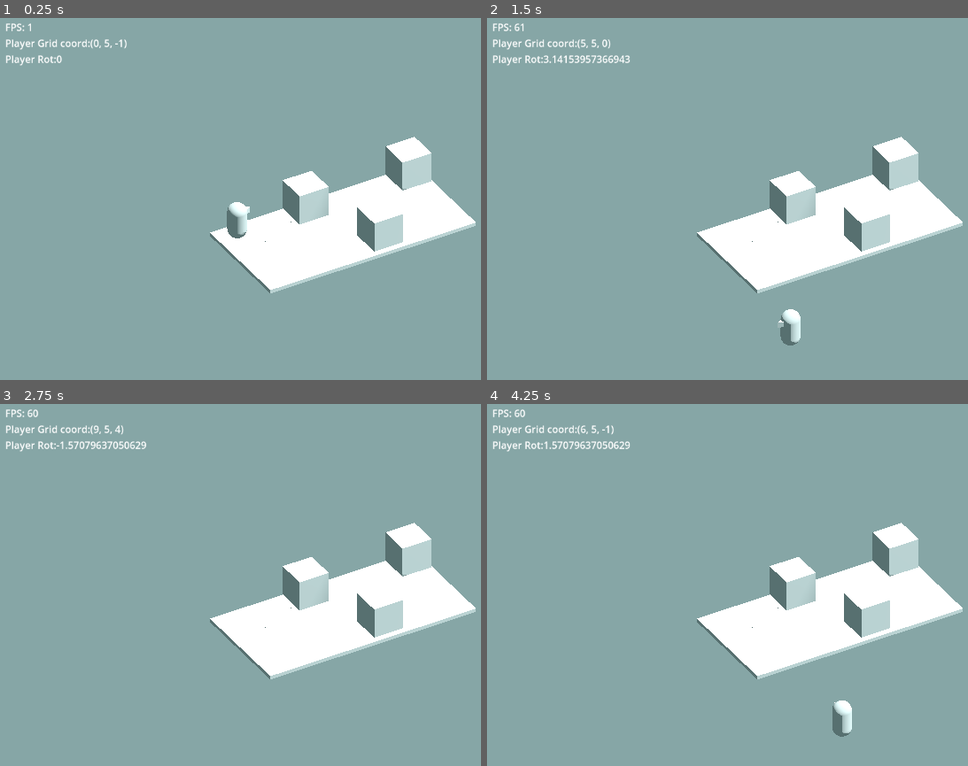
Above: before the commit, frames 1-4 (two rows, left to right).
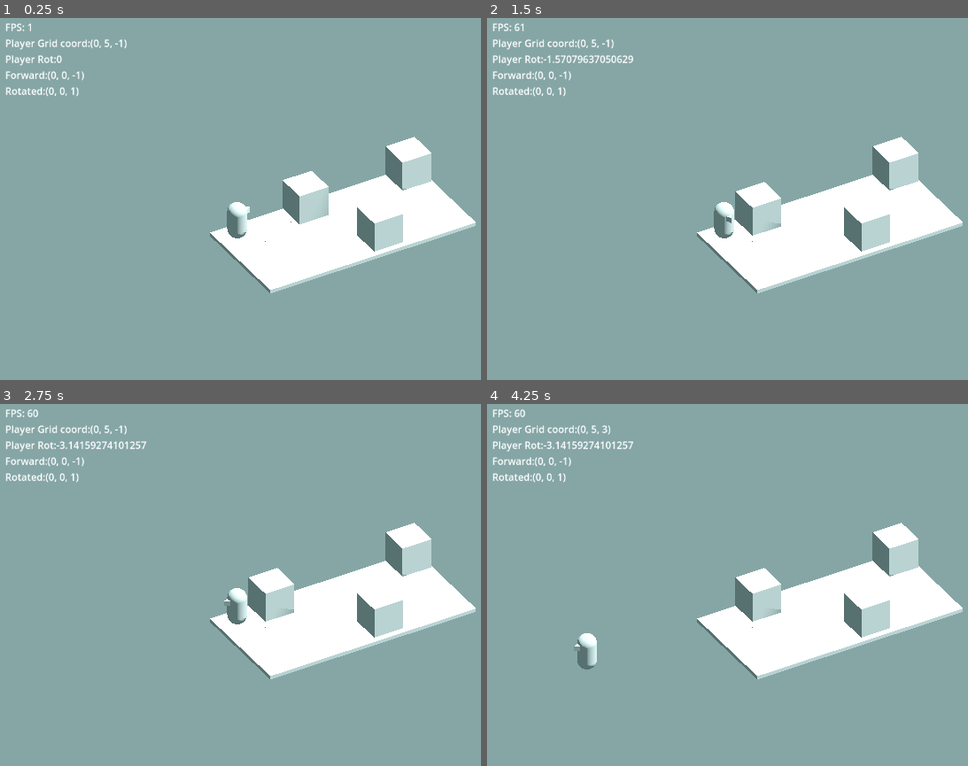
Above: after the commit, the same moments.

Repository: hakro/kosmopod-ld54
Game: Godot game, scene res://test_world.tscn
The game is run twice, just before and just after one commit, with the same random seed, the same clock (stepped at 60 frames per second) and the same inputs.
Inputs:
- Up to frame 1 (0.25 s): no input
- Up to frame 2 (1.5 s): tap Enter at 0.5 s; hold Right (move_right, bound only before the commit) 0.53-1.28 s; tap Space (pull_object) at 0.6, 1.35 s; hold S (move_backward) from 1.28 s (still down)
- Up to frame 3 (2.75 s): release S (move_backward) at 2.03 s; hold Right (move_right, bound only before the commit) from 2.03 s (still down); tap Space (pull_object) at 2.1 s
- Up to frame 4 (4.25 s): tap Space (pull_object) at 2.75, 2.85, 3.6 s; release Right (move_right, bound only before the commit) at 2.78 s; hold W (move_forward) 2.78-3.53 s; hold A (move_left, bound only before the commit) from 3.53 s (still down)

The runs differ from the first frame. In frame 1, 0.3% of the frame differs, in the area x 1-18%, y 14-22%; in frame 2, 3.4%, in the area x 1-69%, y 5-91%; in frame 3, 3.0%; in frame 4, 3.4%.

Commit message:
Rotate Player with left and right, instead of moving her

Diff:
--- a/player.gd
+++ b/player.gd
@@ -1,6 +1,7 @@
 extends Node3D
 
 var moving : bool = false
+var rotating : bool = false
 # Raycast to check if player can move
 @onready var move_raycast : RayCast3D = $MoveRayCast3D
 # Raycast to get the object in front of the player
@@ -9,12 +10,10 @@
 func _physics_process(_delta):
 	if Input.is_action_pressed("move_forward"):
 		move(Vector3.FORWARD)
-	if Input.is_action_pressed("move_backward"):
-		move(Vector3.BACK)
-	if Input.is_action_pressed("move_left"):
-		move(Vector3.LEFT)
-	if Input.is_action_pressed("move_right"):
-		move(Vector3.RIGHT)
+	if Input.is_action_just_pressed("turn_left"):
+		turn(PI/2)
+	if Input.is_action_just_pressed("turn_right"):
+		turn(-PI/2)
 
 	# Attract Objects
 	if Input.is_action_just_pressed("pull_object"):
@@ -27,13 +26,21 @@
 
 
 func move(dir: Vector3):
-	var rot_tween : Tween = create_tween()
-	rot_tween.tween_property(self, "rotation:y", Vector3.FORWARD.signed_angle_to(dir, Vector3.UP), 0.05)
-	await rot_tween.finished
-	move_raycast.force_raycast_update()
-	if not moving and not move_raycast.is_colliding():
+	#var rot_tween : Tween = create_tween()
+	#rot_tween.tween_property(self, "rotation:y", Vector3.FORWARD.signed_angle_to(dir, Vector3.UP), 0.05)
+	#await rot_tween.finished
+	#move_raycast.force_raycast_update()
+	if not moving and not rotating and not move_raycast.is_colliding():
 		moving = true
 		var move_tween : Tween = create_tween()
-		move_tween.tween_property(self, "position", dir, 0.15).as_relative().set_trans(Tween.TRANS_CUBIC)
+		move_tween.tween_property(self, "position", dir.rotated(Vector3.UP, rotation.y), 0.2).as_relative().set_trans(Tween.TRANS_CUBIC)
 		await move_tween.finished
 		moving = false
+
+func turn(angle : float):
+	if not moving and not rotating:
+		rotating = true
+		var rot_tween : Tween = create_tween()
+		rot_tween.tween_property(self, "rotation:y", rotation.y + angle, 0.15).set_trans(Tween.TRANS_CUBIC)
+		await rot_tween.finished
+		rotating = false
--- a/project.godot
+++ b/project.godot
@@ -38,13 +38,13 @@
 "events": [Object(InputEventKey,"resource_local_to_scene":false,"resource_name":"","device":-1,"window_id":0,"alt_pressed":false,"shift_pressed":false,"ctrl_pressed":false,"meta_pressed":false,"pressed":false,"keycode":0,"physical_keycode":32,"key_label":0,"unicode":32,"echo":false,"script":null)
 ]
 }
-move_left={
+turn_left={
 "deadzone": 0.5,
 "events": [Object(InputEventKey,"resource_local_to_scene":false,"resource_name":"","device":-1,"window_id":0,"alt_pressed":false,"shift_pressed":false,"ctrl_pressed":false,"meta_pressed":false,"pressed":false,"keycode":0,"physical_keycode":65,"key_label":0,"unicode":113,"echo":false,"script":null)
 , Object(InputEventKey,"resource_local_to_scene":false,"resource_name":"","device":-1,"window_id":0,"alt_pressed":false,"shift_pressed":false,"ctrl_pressed":false,"meta_pressed":false,"pressed":false,"keycode":0,"physical_keycode":4194319,"key_label":0,"unicode":0,"echo":false,"script":null)
 ]
 }
-move_right={
+turn_right={
 "deadzone": 0.5,
 "events": [Object(InputEventKey,"resource_local_to_scene":false,"resource_name":"","device":-1,"window_id":0,"alt_press …(182 unchanged characters)…
 , Object(InputEventKey,"resource_local_to_scene":false,"resource_name":"","device":-1,"window_id":0,"alt_pressed":false,"shift_pressed":false,"ctrl_pressed":false,"meta_pressed":false,"pressed":false,"keycode":0,"physical_keycode":68,"key_label":0,"unicode":100,"echo":false,"script":null)
--- a/test_world.gd
+++ b/test_world.gd
@@ -10,6 +10,8 @@
 	debug_label.text = "FPS: " + str(Engine.get_frames_per_second())
 	debug_label.text += "\nPlayer Grid coord:" + str($GridMap.local_to_map(($Player.position)))
 	debug_label.text += "\nPlayer Rot:" + str($Player.rotation.y)
+	debug_label.text += "\nForward:" + str(Vector3.FORWARD)
+	debug_label.text += "\nRotated:" + str(Vector3.FORWARD.rotated(Vector3.UP, PI))
 
 func _input(event):
 	if event.is_action_pressed("ui_cancel"):
